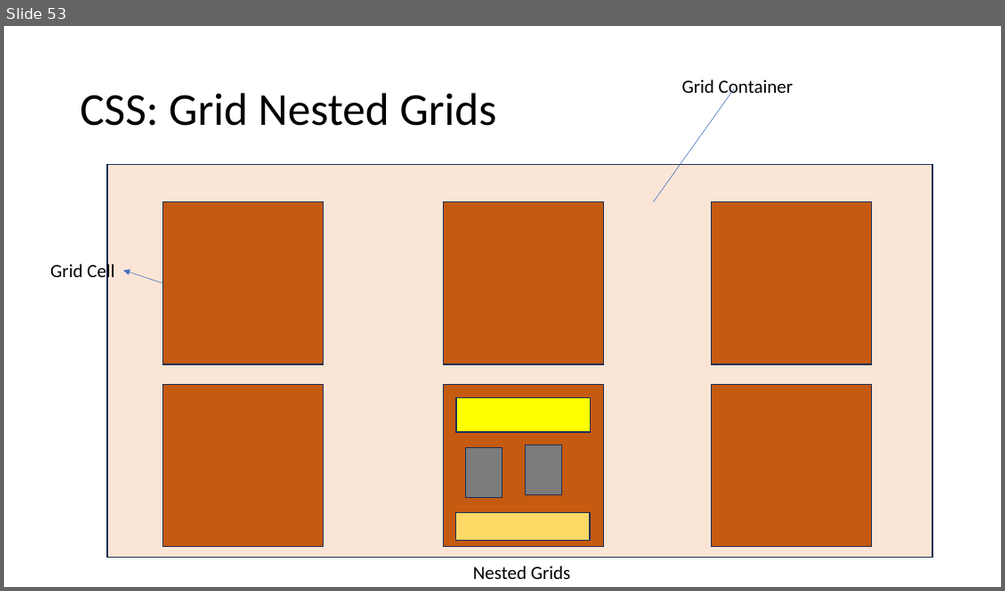
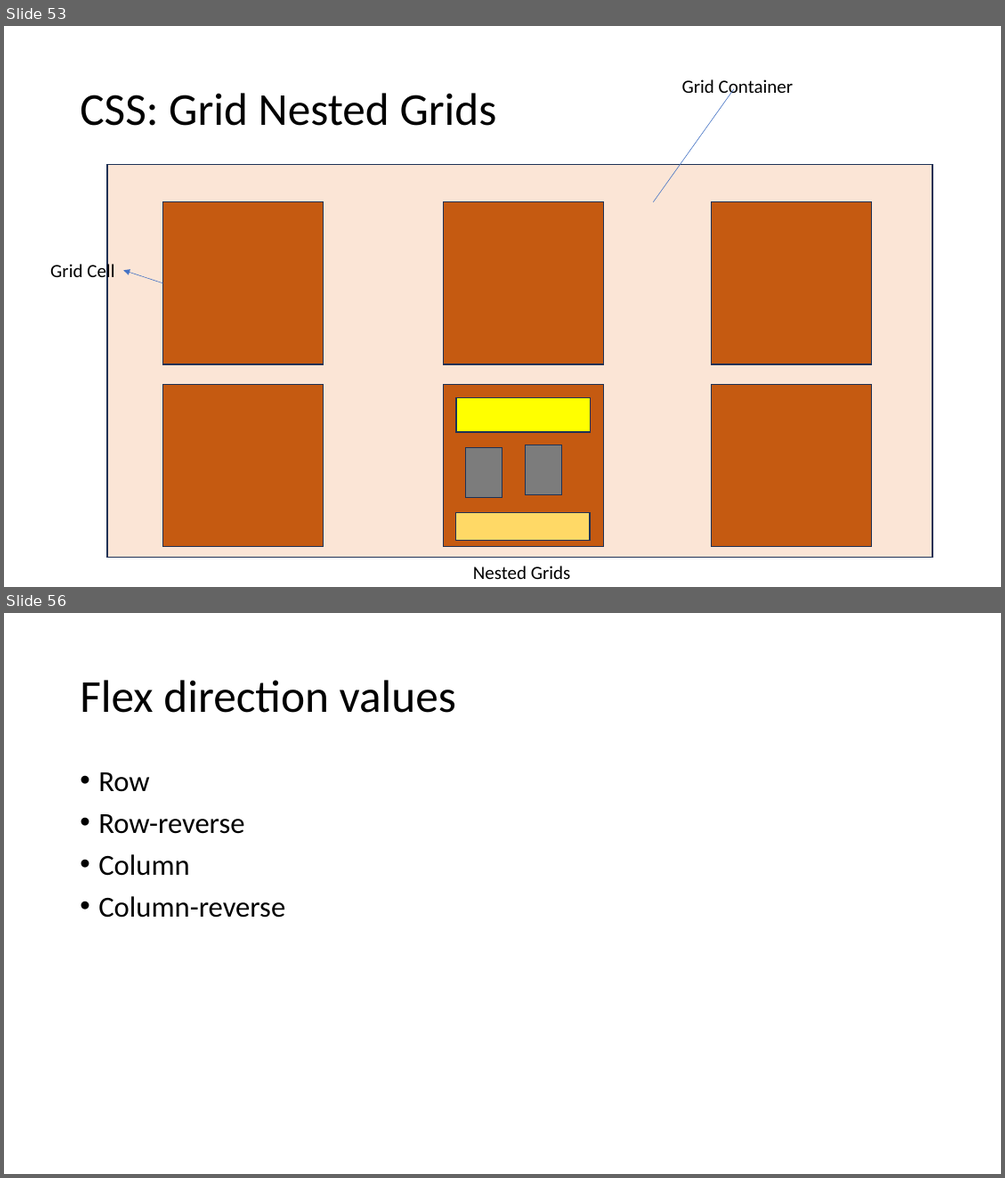
Before and after one commit to PiyushChaturvedii/Batch05, a slide deck: CSS3.pptx. Shown one above the other, each under a label of ours: slide 53 before the commit, slides 53 and 56 after it; the slides between them are not shown. The pictures are 1005x591 and 1005x1178 pixels, drawn with LibreOffice and Linux fonts; fonts in the diff are those of the drawing. Boxes give left, top, right and bottom in pixels: in the first picture for what was removed or moved away, otherwise in the second. Text is boxed around its words. In the diff, an @@ line names an element or a change of style, - is before the commit and + after.

```diff
--- a/CSS3.pptx
+++ b/CSS3.pptx
@@ slide 56 added at box(4, 613, 1001, 1174), background #FFFFFF @@
@@ title added at box(80, 680, 456, 713), 44 pt, text #000000 @@
+Flex direction values
@@ text added at box(98, 772, 285, 917), 28 pt, text #000000 @@
+• Row
+• Row-reverse
+• Column
+• Column-reverse
```
Also in this commit, not shown: 3 other slides added, 6 other files.
